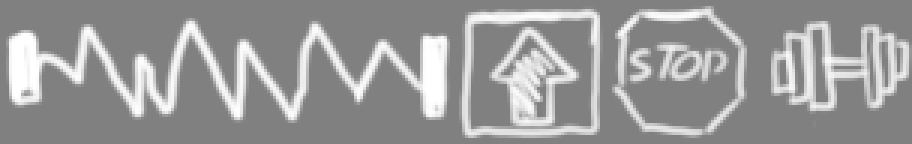
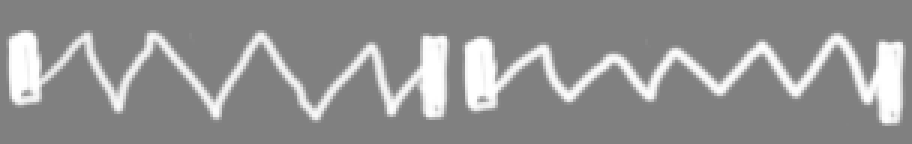
Before/after of a 912 × 144 layered artwork. What changed in the layer stack:
added layer "laser_anim" above "obstacles" over [36, 27, 906, 126]
hid "obstacles" over [36, 6, 912, 138]
